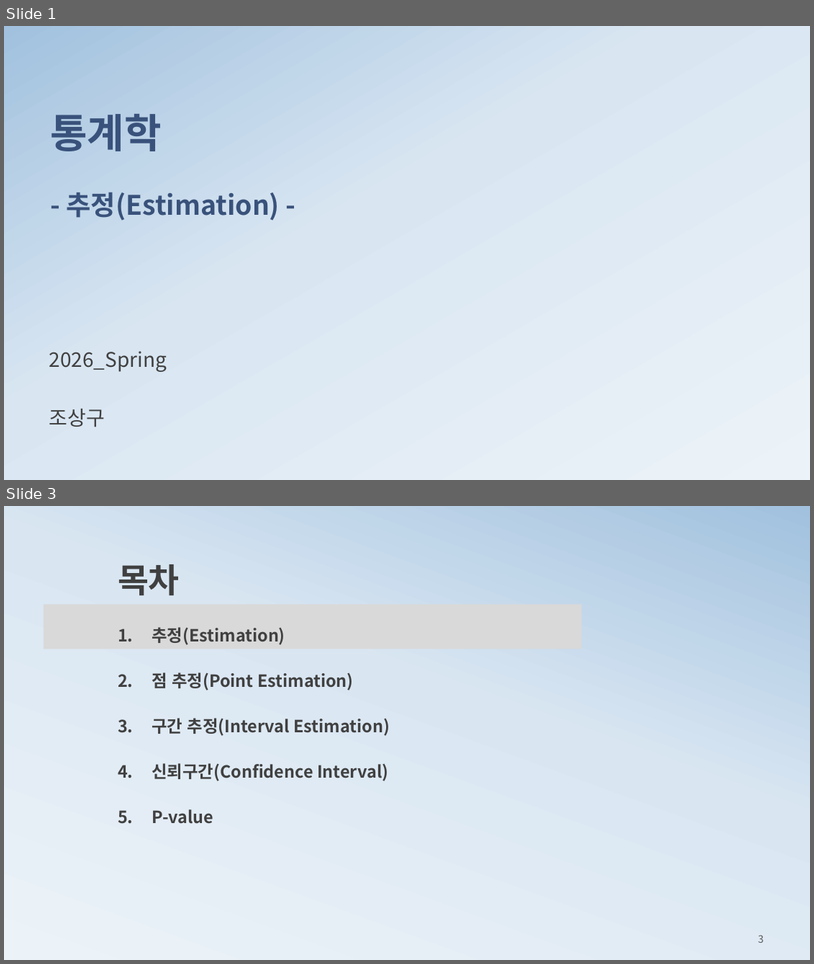
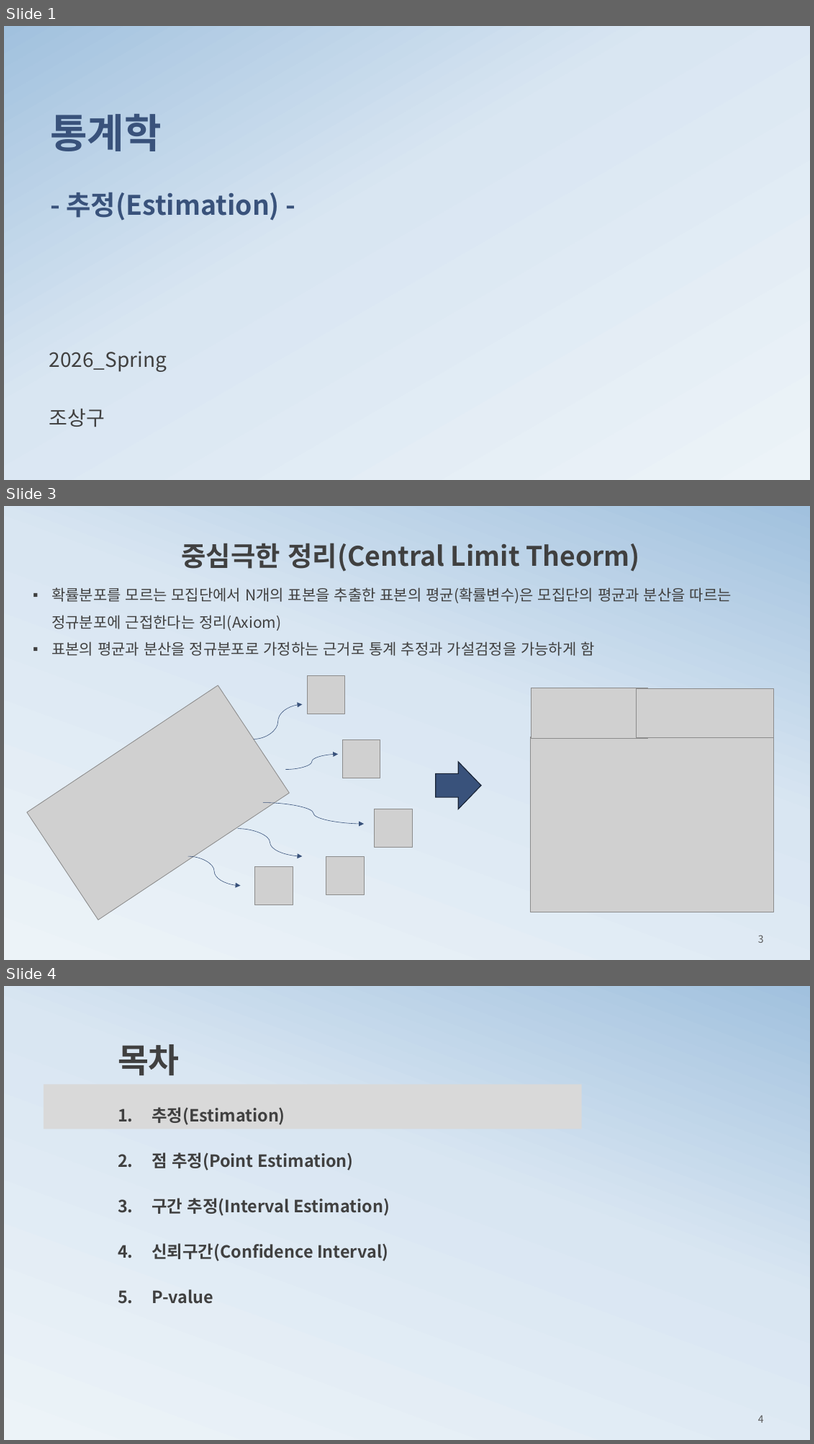
Before and after one commit to ancestor9/mathematics-for-machine-learning, a slide deck: 4_Estimation.pptx. Shown one above the other, each under a label of ours: slides 1 and 3 before the commit, slides 1, 3 and 4 after it; the slides between them are not shown. The pictures are 814x964 and 814x1444 pixels, drawn with LibreOffice and Linux fonts; fonts in the diff are those of the drawing; grey boxes stand for pictures; background and template pictures are left out. Boxes give left, top, right and bottom in pixels: in the first picture for what was removed or moved away, otherwise in the second. Text is boxed around its words. In the diff, an @@ line names an element or a change of style, - is before the commit and + after.

```diff
--- a/4_Estimation.pptx
+++ b/4_Estimation.pptx
@@ slide 3 added at box(4, 506, 810, 960), background gradient #ECF3F8 to #D9E6F2 to #A1C1DE @@
@@ text added at box(181, 543, 640, 571), 32 pt, text #404040, bold @@
+중심극한 정리(Central Limit Theorm)
@@ text added at box(52, 587, 732, 656), 18 pt, text #404040 @@
+▪ 확률분포를 모르는 모집단에서 N개의 표본을 추출한 표본의 평균(확률변수)은 모집단의 평균과 분산을 따르는 정규분포에 근접한다는 정리(Axiom)
+▪ 표본의 평균과 분산을 정규분포로 가정하는 근거로 통계 추정과 가설검정을 가능하게 함
@@ picture added at box(307, 675, 345, 713) @@
@@ picture added at box(27, 685, 289, 919) @@
@@ picture added at box(531, 688, 648, 739) @@
@@ picture added at box(636, 688, 774, 737) @@
@@ curved arrow added from (254, 739) to (302, 705), #39527B 0.5 pt @@
@@ picture added at box(342, 740, 381, 778) @@
@@ picture added at box(530, 736, 774, 911) @@
@@ curved arrow added from (286, 769) to (338, 754), #39527B 0.5 pt @@
@@ right arrow added at box(436, 762, 481, 809), fill #39527B, outline #192436 1 pt @@
@@ curved arrow added from (263, 803) to (364, 824), #39527B 0.5 pt @@
@@ curved arrow added from (237, 829) to (302, 856), #39527B 0.5 pt @@
@@ picture added at box(375, 809, 413, 847) @@
@@ curved arrow added from (188, 856) to (241, 885), #39527B 0.5 pt @@
@@ picture added at box(255, 866, 293, 904) @@
@@ picture added at box(326, 856, 364, 894) @@
@@ page number added at box(759, 934, 764, 942), 12 pt, text #595959 @@
+3
@@ what was slide 3 is now slide 4 @@
@@ page number at box(759, 1415, 764, 1422): text changed @@
-3
+4
```
Also in this commit, not shown: 2 slides changed, 2 other files.
